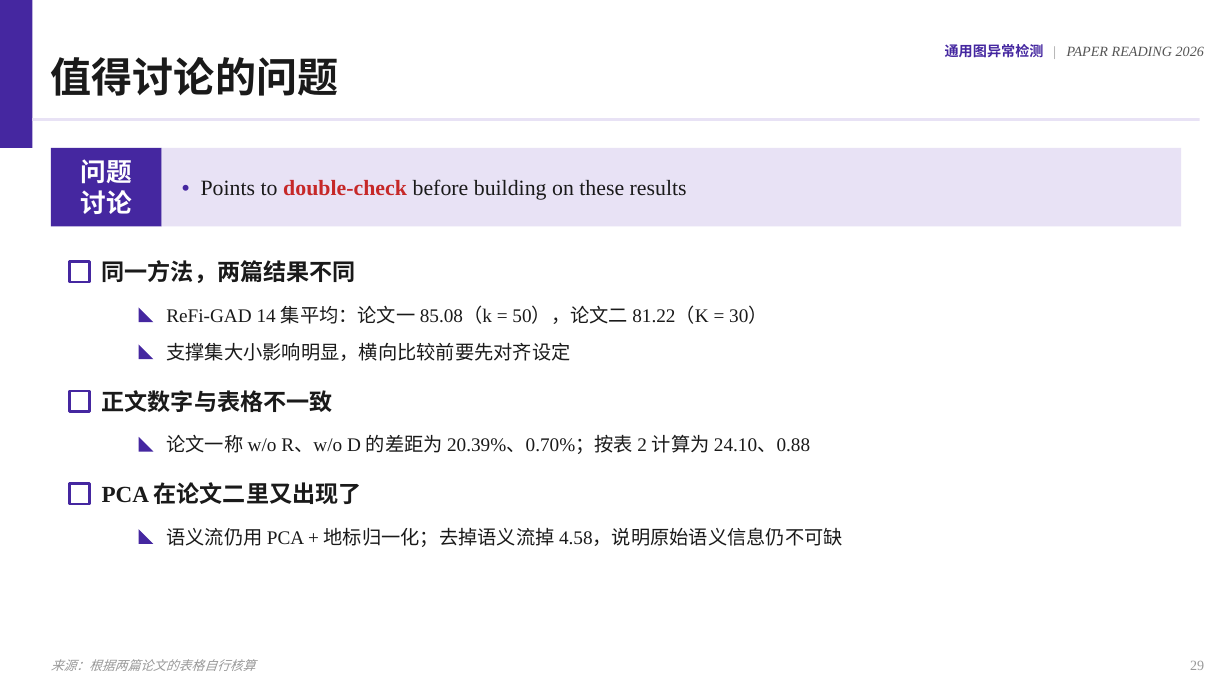
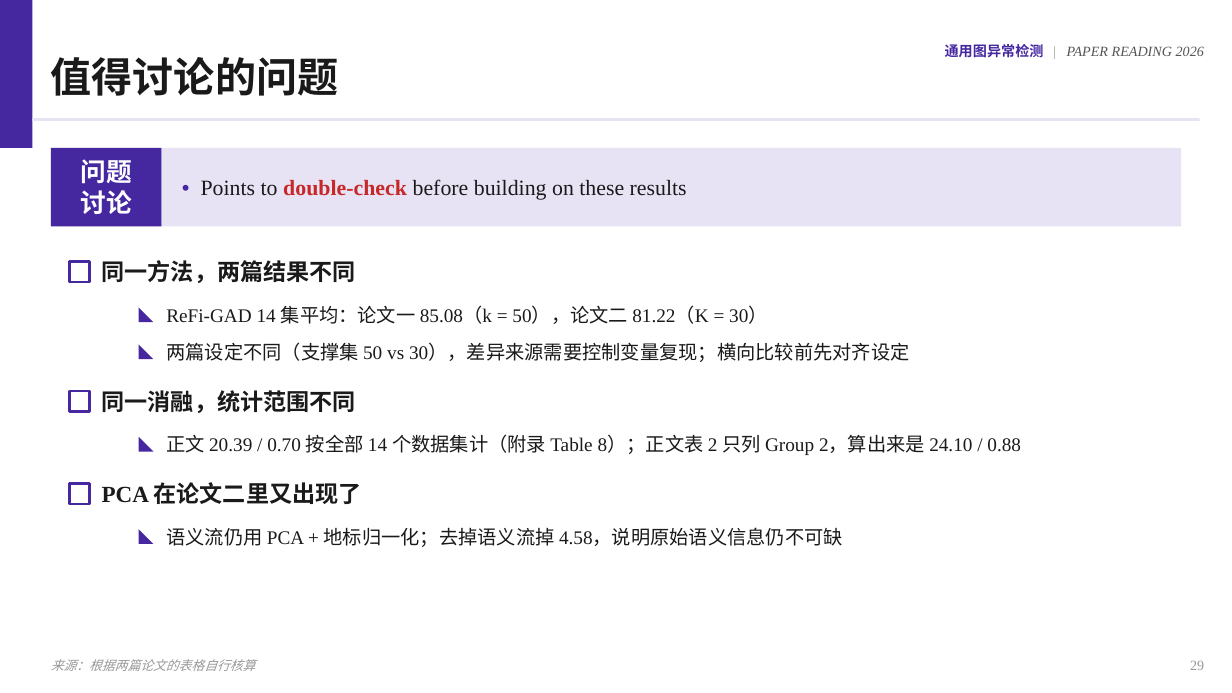
Before and after one commit to codezzzsleep/research-ppt-skill, a slide deck: slide 29 of demo/GAD_demo.pptx. Drawn at 1232x693 pixels with LibreOffice and Linux fonts; fonts in the diff are those of the drawing. Boxes give left, top, right and bottom in pixels: in the first picture for what was removed or moved away, otherwise in the second. Text is boxed around its words. In the diff, an @@ line names an element or a change of style, - is before the commit and + after.

Commit message:
Fix a false claim about ReFi-GAD ablation numbers; rebuild demo; rewrite README
The example deck and SKILL.md asserted that the ReFi-GAD paper's
ablation numbers disagree between the body text (20.39% / 0.70%) and
Table 2 (24.10 / 0.88). That assertion was wrong: the body numbers
come from Appendix Table 8 over all 14 datasets, while Table 2 covers
only the 7 Group 2 datasets. The paper is self-consistent. The claim
named a real, published paper, so it had to be corrected.

- assets/example_deck.js: reword the 4 places that made the claim
- SKILL.md: replace the "numbers disagree" guidance with "check the
  statistical scope first", and add the matching common-mistake entry
- demo/GAD_demo.pptx: rebuilt; presenter 张三; the five paper figures
  are replaced by placeholder images; layout check clean
- docs/showcase.png: regenerated from the new demo
- README.md: new version
- .gitignore: ignore *.zip

```diff
--- a/demo/GAD_demo.pptx
+++ b/demo/GAD_demo.pptx
@@ text at bbox=[166, 342, 909, 362]: text changed @@
-支撑集大小影响明显，横向比较前要先对齐设定
+两篇设定不同（支撑集 50 vs 30），差异来源需要控制变量复现；横向比较前先对齐设定
@@ text at bbox=[102, 390, 356, 413]: text changed @@
-正文数字与表格不一致
+同一消融，统计范围不同
@@ text at bbox=[166, 434, 1021, 455]: text changed @@
-论文一称 w/o R、w/o D 的差距为 20.39%、0.70%；按表 2 计算为 24.10、0.88
+正文 20.39 / 0.70 按全部 14 个数据集计（附录 Table 8）；正文表 2 只列 Group 2，算出来是 24.10 / 0.88
```
Also in this commit, not shown: 1 other slide changed, 5 other files.
